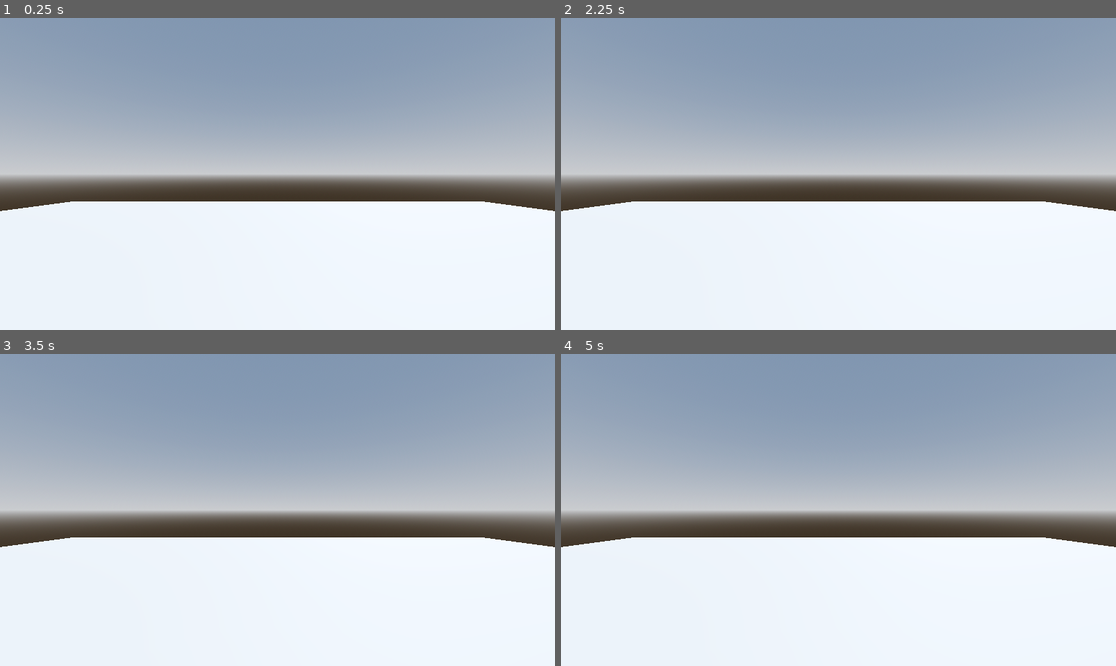
Above: before the commit, frames 1-4 (two rows, left to right).
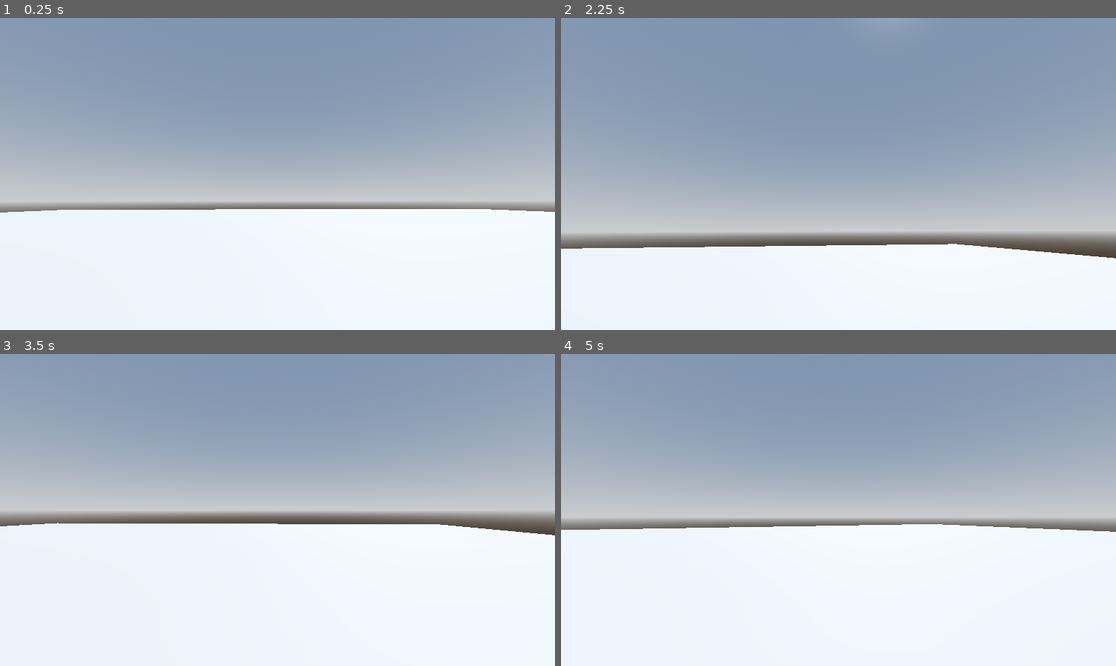
Above: after the commit, the same moments.

Repository: e-cornwell/RoboRampage
Game: Godot game, scene res://Levels/Sandbox.tscn
The game is run twice, just before and just after one commit, with the same random seed, the same clock (stepped at 60 frames per second) and the same inputs.
Inputs (mouse positions are in pixels of both pictures, inside the frame that each line leads up to):
- Up to frame 1 (0.25 s): no input
- Up to frame 2 (2.25 s): tap Enter at 0.5 s; move the mouse to (960, 158) at 0.52 s; hold D (move_right, bound only after the commit) 0.53-1.28 s; tap Space (jump, bound only after the commit) at 0.6, 0.77, 1.07, 1.35, 1.52, 1.82, 2.1 s; move the mouse to (727, 189) at 1.27 s; hold S (move_back, bound only after the commit) 1.28-2.03 s; move the mouse to (894, 105) at 2.02 s; hold D (move_right, bound only after the commit) from 2.03 s (still down)
- Up to frame 3 (3.5 s): move the mouse to (249, 572) at 2.77 s; release D (move_right, bound only after the commit) at 2.78 s; hold W (move_forward, bound only after the commit) from 2.78 s (still down); tap Space (jump, bound only after the commit) at 2.85, 3.02, 3.32 s
- Up to frame 4 (5 s): move the mouse to (1005, 556) at 3.52 s; release W (move_forward, bound only after the commit) at 3.53 s; hold A (move_left, bound only after the commit) from 3.53 s (still down); tap Space (jump, bound only after the commit) at 3.6, 3.77, 4.07, 4.35, 4.52, 4.82 s; tap Escape (ui_cancel) at 4.15 s; move the mouse to (672, 463) at 4.27 s

The runs differ from the first frame. In frame 1, 12% of the frame differs, in the area x 0-100%, y 44-63%; in frame 2, 38%, in the area x 0-100%, y 33-78%; in frame 3, 4.3%; in frame 4, 8.6%.

Commit message:
Aiming with the mouse and movement controls

Diff:
--- a/Levels/Sandbox.tscn
+++ b/Levels/Sandbox.tscn
@@ -1,4 +1,6 @@
-[gd_scene load_steps=4 format=3 uid="uid://d10o0jm38sash"]
+[gd_scene load_steps=5 format=3 uid="uid://d10o0jm38sash"]
+
+[ext_resource type="PackedScene" uid="uid://voxsrlaryaid" path="res://Player/player.tscn" id="1_cm70w"]
 
 [sub_resource type="ProceduralSkyMaterial" id="ProceduralSkyMaterial_2bpwj"]
 sky_horizon_color = Color(0.662243, 0.671743, 0.686743, 1)
@@ -27,5 +29,5 @@
 use_collision = true
 size = Vector3(64, 1, 64)
 
-[node name="Camera3D" type="Camera3D" parent="."]
-transform = Transform3D(1, 0, 0, 0, 1, 0, 0, 0, 1, 0, 4.28219, 0)
+[node name="Player" parent="." instance=ExtResource("1_cm70w")]
+transform = Transform3D(1, 0, 0, 0, 1, 0, 0, 0, 1, 0, 1, 0)
--- /dev/null
+++ b/Player/player.gd
@@ -0,0 +1,48 @@
+extends CharacterBody3D
+
+
+const SPEED = 5.0
+const JUMP_VELOCITY = 4.5
+
+var mouse_motion := Vector2.ZERO
+
+@onready var camera_pivot: Node3D = $CameraPivot
+
+
+func _ready() -> void:
+	Input.mouse_mode = Input.MOUSE_MODE_CAPTURED
+
+func _physics_process(delta: float) -> void:
+	handle_camera_rotation()
+	# Add the gravity.
+	if not is_on_floor():
+		velocity += get_gravity() * delta
+
+	# Handle jump.
+	if Input.is_action_just_pressed("jump") and is_on_floor():
+		velocity.y = JUMP_VELOCITY
+
+	# Get the input direction and handle the movement/deceleration.
+	# As good practice, you should replace UI actions with custom gameplay actions.
+	var input_dir := Input.get_vector("move_left", "move_right", "move_forward", "move_back")
+	var direction := (transform.basis * Vector3(input_dir.x, 0, input_dir.y)).normalized()
+	if direction:
+		velocity.x = direction.x * SPEED
+		velocity.z = direction.z * SPEED
+	else:
+		velocity.x = move_toward(velocity.x, 0, SPEED)
+		velocity.z = move_toward(velocity.z, 0, SPEED)
+
+	move_and_slide()
+
+func _input(event: InputEvent) -> void:
+	if event is InputEventMouseMotion:
+		if Input.mouse_mode == Input.MOUSE_MODE_CAPTURED:
+			mouse_motion = -event.relative * 0.001
+	if event.is_action_pressed("ui_cancel"):
+		Input.mouse_mode = Input.MOUSE_MODE_VISIBLE
+
+func handle_camera_rotation() -> void:
+	rotate_y(mouse_motion.x)
+	camera_pivot.rotate_x(mouse_motion.y)
+	mouse_motion = Vector2.ZERO
--- /dev/null
+++ b/Player/player.tscn
@@ -0,0 +1,22 @@
+[gd_scene load_steps=4 format=3 uid="uid://voxsrlaryaid"]
+
+[ext_resource type="Script" uid="uid://chixso1nr2e0f" path="res://Player/player.gd" id="1_l8h54"]
+
+[sub_resource type="CapsuleMesh" id="CapsuleMesh_hvfyp"]
+
+[sub_resource type="CapsuleShape3D" id="CapsuleShape3D_l8h54"]
+
+[node name="Player" type="CharacterBody3D"]
+script = ExtResource("1_l8h54")
+
+[node name="MeshInstance3D" type="MeshInstance3D" parent="."]
+mesh = SubResource("CapsuleMesh_hvfyp")
+
+[node name="CollisionShape3D" type="CollisionShape3D" parent="."]
+shape = SubResource("CapsuleShape3D_l8h54")
+
+[node name="CameraPivot" type="Node3D" parent="."]
+transform = Transform3D(0.999946, 0, -0.0104369, -0.00136933, 0.991356, -0.131194, 0.0103467, 0.131201, 0.991302, 0, 0, 0)
+
+[node name="Camera3D" type="Camera3D" parent="CameraPivot"]
+transform = Transform3D(1, 0, 0, 0, 1, 0, 0, 0, 1, 0, 0.3, 0)
--- a/project.godot
+++ b/project.godot
@@ -14,3 +14,31 @@
 run/main_scene="uid://d10o0jm38sash"
 config/features=PackedStringArray("4.4", "Forward Plus")
 config/icon="res://icon.svg"
+
+[input]
+
+move_forward={
+"deadzone": 0.2,
+"events": [Object(InputEventKey,"resource_local_to_scene":false,"resource_name":"","device":-1,"window_id":0,"alt_pressed":false,"shift_pressed":false,"ctrl_pressed":false,"meta_pressed":false,"pressed":false,"keycode":0,"physical_keycode":87,"key_label":0,"unicode":119,"location":0,"echo":false,"script":null)
+]
+}
+move_back={
+"deadzone": 0.2,
+"events": [Object(InputEventKey,"resource_local_to_scene":false,"resource_name":"","device":-1,"window_id":0,"alt_pressed":false,"shift_pressed":false,"ctrl_pressed":false,"meta_pressed":false,"pressed":false,"keycode":0,"physical_keycode":83,"key_label":0,"unicode":115,"location":0,"echo":false,"script":null)
+]
+}
+move_left={
+"deadzone": 0.2,
+"events": [Object(InputEventKey,"resource_local_to_scene":false,"resource_name":"","device":-1,"window_id":0,"alt_pressed":false,"shift_pressed":false,"ctrl_pressed":false,"meta_pressed":false,"pressed":false,"keycode":0,"physical_keycode":65,"key_label":0,"unicode":97,"location":0,"echo":false,"script":null)
+]
+}
+move_right={
+"deadzone": 0.2,
+"events": [Object(InputEventKey,"resource_local_to_scene":false,"resource_name":"","device":-1,"window_id":0,"alt_pressed":false,"shift_pressed":false,"ctrl_pressed":false,"meta_pressed":false,"pressed":false,"keycode":0,"physical_keycode":68,"key_label":0,"unicode":100,"location":0,"echo":false,"script":null)
+]
+}
+jump={
+"deadzone": 0.2,
+"events": [Object(InputEventKey,"resource_local_to_scene":false,"resource_name":"","device":-1,"window_id":0,"alt_pressed":false,"shift_pressed":false,"ctrl_pressed":false,"meta_pressed":false,"pressed":false,"keycode":0,"physical_keycode":32,"key_label":0,"unicode":32,"location":0,"echo":false,"script":null)
+]
+}
Not shown, added: Player/player.gd.uid
